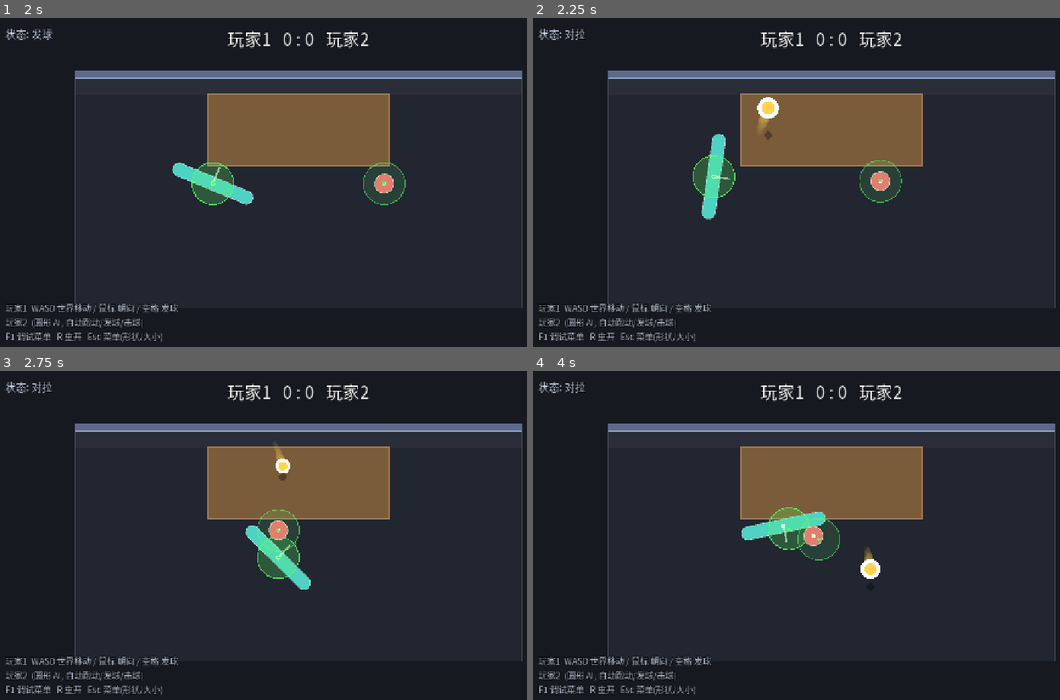
Above: before the commit, frames 1-4 (two rows, left to right).
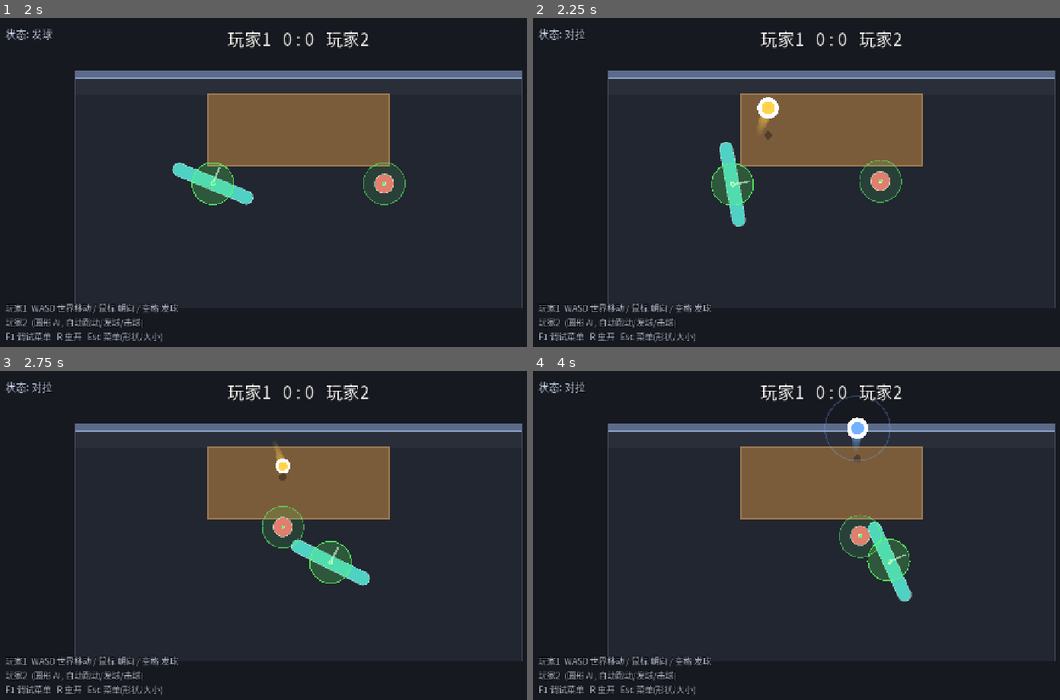
Above: after the commit, the same moments.

Repository: shuperidou/BMA-Arena
Game: Godot game, scene res://scenes/Diag.tscn
Same seed, same stepped clock (60 frames per second), same inputs: the game is played once before the commit and once after it. This scene is started directly instead of the project's main scene.
Inputs (mouse positions are in pixels of both pictures, inside the frame that each line leads up to):
- Up to frame 1 (2 s): tap Enter at 0.5 s; move the mouse to (432, 172) at 0.52 s; hold D 0.53-1.25 s; tap 9 at 0.6 s; click (432, 172) at 0.67 s; tap Space at 0.77 s; drag from (179, 205) to (268, 258) at 1.27 s
- Up to frame 2 (2.25 s): tap Space at 2 s; move the mouse to (891, 113) at 2.02 s; hold D from 2.03 s (still down); tap 2 at 2.1 s
- Up to frame 3 (2.75 s): keep holding D; tap 9 at 2.3 s
- Up to frame 4 (4 s): release D at 2.75 s; drag from (801, 611) to (648, 489) at 2.77 s; move the mouse to (1012, 594) at 3.52 s; hold A from 3.53 s (still down); tap 4 at 3.6 s; tap Space at 3.77 s; tap 9 at 3.8 s

Frame 1 is identical in both runs. In frame 2, 1.8% of the frame differs, in the area x 30-71%, y 35-64%; in frame 3, 2.6%; in frame 4, 4.1%, in the area x 39-72%, y 7-71%.

Commit message:
feat(ai): diversity mode (F1 key 9) - each shot randomly picks cross/straight/center x and shallow/deep depth; via same HitSystem

Diff:
--- a/scripts/autoload/game_config.gd
+++ b/scripts/autoload/game_config.gd
@@ -269,6 +269,7 @@
 var ai_unstick_gain: float = 1.6        ## 脱困侧移权重
 var ai_shot_depth_jitter: float = 0.12  ## 击球落点深度抖动 (±比例); 0=完全精确
 var ai_shot_band_frac: float = 0.30     ## 高手/大师落点"稳定带": 桌面深度内缩此比例 (避免贴边)
+var ai_diverse: bool = false            ## 多样化打法 (F1 菜单 9 开关): 每拍随机选"对角/直线/中路 + 深/浅"
 var ai_feint_switch_dist: float = 200.0  ## 假动作: 球近至此距离内才切换成真实朝向
 
 ## ---- AI 强度 / 等级 (ESC 菜单选择) ----
--- a/scripts/core/main.gd
+++ b/scripts/core/main.gd
@@ -98,6 +98,9 @@
 		KEY_8:
 			if debug_layer.enabled:
 				_toggle_flag("debug_ai_smash")
+		KEY_9:
+			if debug_layer.enabled:
+				_toggle_flag("ai_diverse")
 		KEY_R:
 			match_ref.restart()
 		KEY_1:
--- a/scripts/player/player_controller.gd
+++ b/scripts/player/player_controller.gd
@@ -378,14 +378,34 @@
 	var m: float = maxf(GameConfig.assist_good_margin, 20.0)
 	var lo: float = tr.position.x + m
 	var hi: float = tr.end.x - m
-	if GameConfig.ai_smart_aim() and rival != null:
-		var opp_x: float = rival.global_position.x
-		var far: float = hi if opp_x < 0.0 else lo        # 挑对手的反侧
-		_ai_aim_x = clampf(far + randf_range(-m, m), lo, hi)
+	# 深度"稳定带" (不贴边)
+	var d_lo: float = tr.position.y + tr.size.y * GameConfig.ai_shot_band_frac
+	var d_hi: float = tr.end.y - tr.size.y * GameConfig.ai_shot_band_frac
+	var cx: float = GameConfig.table_center.x
+	var opp_x: float = rival.global_position.x if rival != null else cx
+	var far_x: float = hi if opp_x < 0.0 else lo          # 对手反侧
+	var near_x: float = lo if opp_x < 0.0 else hi         # 对手同侧
+	if GameConfig.ai_diverse:
+		# 多样化打法: 每拍随机选横向套路 + 深浅套路
+		match randi() % 4:
+			0: _ai_aim_x = far_x + randf_range(-m, m)     # 对角 (逼跑)
+			1: _ai_aim_x = near_x + randf_range(-m, m)    # 直线 (出其不意)
+			2: _ai_aim_x = cx + randf_range(-m, m)        # 中路
+			_: _ai_aim_x = randf_range(lo, hi)            # 纯随机
+		var mid_y: float = (d_lo + d_hi) * 0.5
+		match randi() % 3:
+			0: _ai_aim_y = randf_range(d_lo, mid_y)       # 短 (靠墙侧)
+			1: _ai_aim_y = randf_range(mid_y, d_hi)       # 深 (靠玩家侧)
+			_: _ai_aim_y = randf_range(d_lo, d_hi)        # 随机
+	elif GameConfig.ai_smart_aim() and rival != null:
+		_ai_aim_x = clampf(far_x + randf_range(-m, m), lo, hi)
+		_ai_aim_y = randf_range(d_lo, d_hi)
 	else:
 		_ai_aim_x = randf_range(lo, hi)
+		_ai_aim_y = GameConfig.table_center.y
+	_ai_aim_x = clampf(_ai_aim_x, lo, hi)
+	_ai_aim_y = clampf(_ai_aim_y, d_lo, d_hi)
 	_ai_bait_x = (lo + hi) - _ai_aim_x                    # 诱饵 = 真实落点的反侧
-	_ai_aim_y = GameConfig.table_center.y                 # 默认深度 (出手时会按 hit_speed 区间自动修正)
 
 ## AI 朝向点 = 落点关于墙的镜像。朝向它 -> raw_dir 指向镜像 -> 撞墙后落点 = 目标 x。
 ## 假动作: 球还远时先朝向"诱饵"(反侧), 球近到阈值内再切真实落点 (骗对手先动)。
@@ -428,7 +448,7 @@
 		#   => vx=A, |vy|=B, speed=sqrt(A²+B²); 遍历 vz 取使 speed∈[hit_speed_min,max] 者。
 		var band_lo: float = tr.position.y + tr.size.y * GameConfig.ai_shot_band_frac
 		var band_hi: float = tr.end.y - tr.size.y * GameConfig.ai_shot_band_frac
-		var aim_y: float = randf_range(band_lo, band_hi)
+		var aim_y: float = clampf(_ai_aim_y, band_lo, band_hi)
 		_ai_aim_y = aim_y
 		var wbf: float = clampf(GameConfig.wall_bounce_factor, 0.05, 1.0)
 		var nz: int = 24
--- a/scripts/tools/diag.gd
+++ b/scripts/tools/diag.gd
@@ -11,6 +11,7 @@
 	await get_tree().process_frame
 	main_node.debug_mode = 3
 	main_node._apply_debug_mode()
+	GameConfig.ai_diverse = true   # 诊断: 打开多样化, 观察落点变化
 	ball = main_node.ball
 	var ai: PlayerController = main_node.players[1]
 	var prev_bounces: int = 0
--- a/scripts/ui/hud.gd
+++ b/scripts/ui/hud.gd
@@ -69,7 +69,8 @@
 		+ " 5  碰撞体/速度: %s\n" % _mark(GameConfig.debug_show_shapes) \
 		+ " 6  场地/桌/墙: %s\n" % _mark(GameConfig.debug_show_zones) \
 		+ " 7  阻挡/救球提示: %s\n" % _mark(GameConfig.debug_show_block_hud) \
-		+ " 8  AI扣杀: %s" % _mark(GameConfig.debug_ai_smash)
+		+ " 8  AI扣杀: %s\n" % _mark(GameConfig.debug_ai_smash) \
+		+ " 9  AI多样化: %s" % _mark(GameConfig.ai_diverse)
 
 func _mark(b: bool) -> String:
 	return "开" if b else "关"
